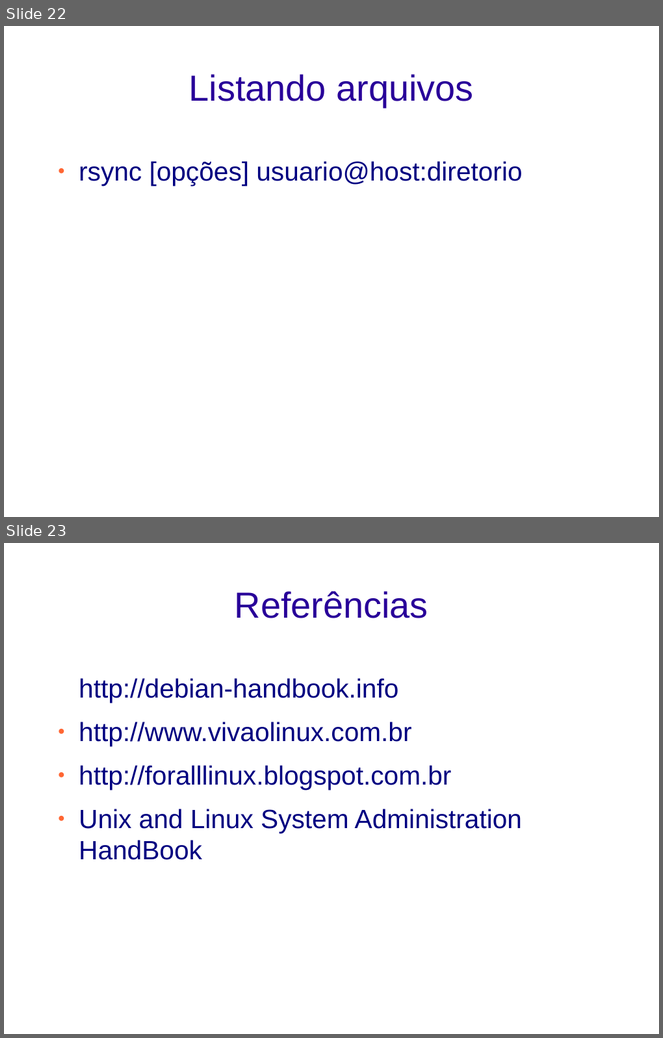
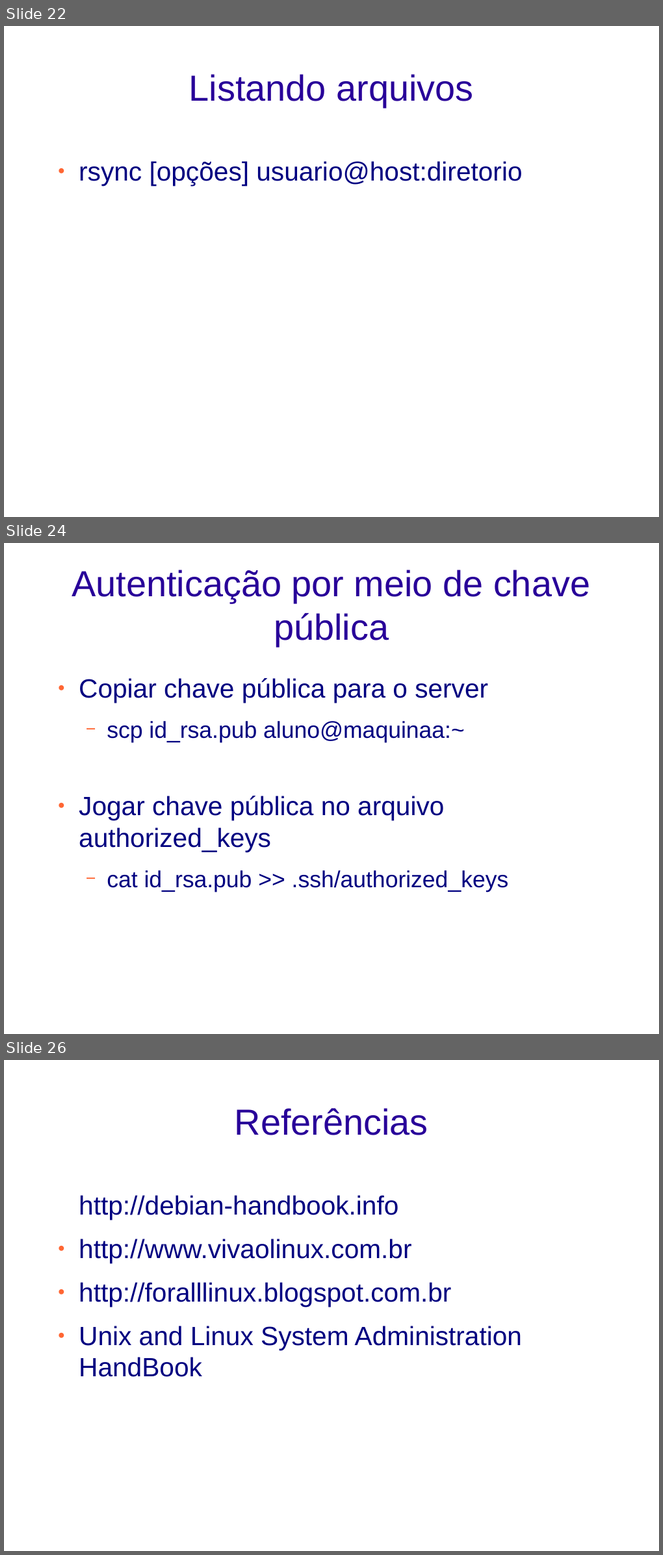
Before and after one commit to gabrielfedel/aulas_linux, a slide deck: aula_ssh_rsync.odp. Shown one above the other, each under a label of ours: slides 22 and 23 before the commit, slides 22, 24 and 26 after it; the slides between them are not shown. The pictures are 663x1038 and 663x1555 pixels, drawn with LibreOffice and Linux fonts; fonts in the diff are those of the drawing; background and template pictures are left out. Boxes give left, top, right and bottom in pixels: in the first picture for what was removed or moved away, otherwise in the second. Text is boxed around its words. In the diff, an @@ line names an element or a change of style, - is before the commit and + after.

Commit message:
Inserindo autenticação automática com chave pública

```diff
--- a/aula_ssh_rsync.odp
+++ b/aula_ssh_rsync.odp
@@ slide 24 added at (4,543,659,1034), background picture (left out) @@
@@ title added at (72,570,590,646), 44 pt, text #280099 @@
+Autenticação por meio de chave pública
@@ text added at (79,678,509,892), 32 pt, text #000080 @@
+● Copiar chave pública para o server
+  − scp id_rsa.pub aluno@maquinaa:~
+● Jogar chave pública no arquivo authorized_keys
+  − cat id_rsa.pub >> .ssh/authorized_keys
@@ what was slide 23 is now slide 26 @@
```
Also in this commit, not shown: 2 other slides added.
